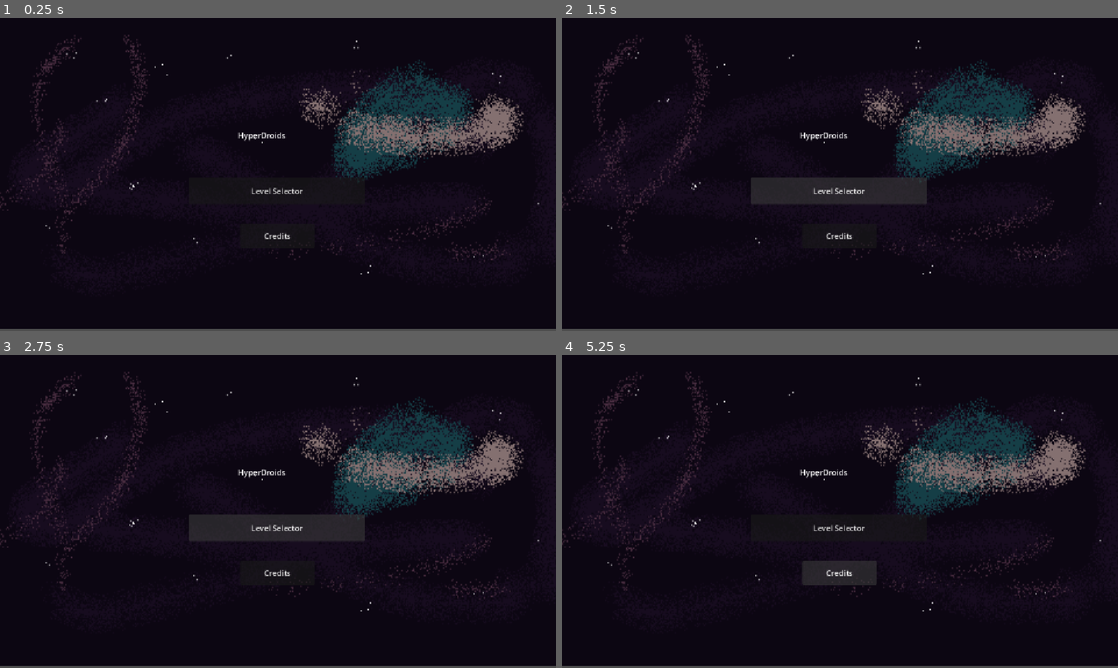
Above: before the commit, frames 1-4 (two rows, left to right).
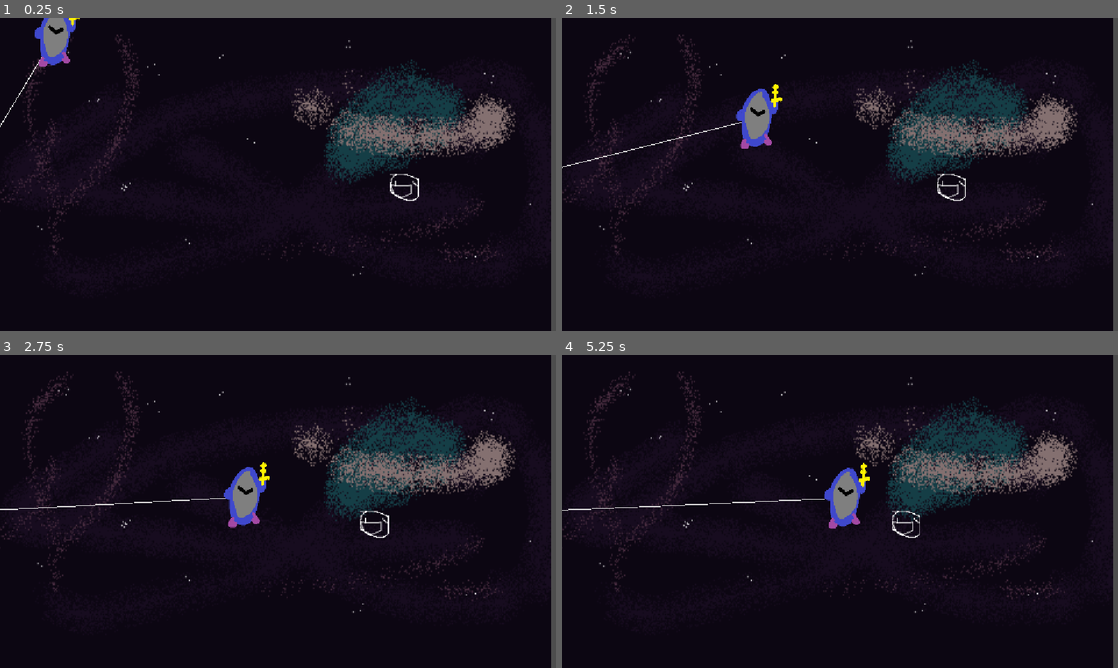
Above: after the commit, the same moments.

Repository: UnicornBeast/thegameofdoomanddeath
Game: Godot game, scene res://mainLevel.tscn
Two runs of this game, one before a commit and one after it. Both use one fixed random seed, a clock stepped at 60 frames per second and the inputs below. Before the commit the project starts from res://MainMenu.tscn. The engine's default icon, where the game draws it, is replaced by a stand-in: a white triangle on a blue panel in a dark square.
Inputs (mouse positions are in pixels of both pictures, inside the frame that each line leads up to):
- Up to frame 1 (0.25 s): no input
- Up to frame 2 (1.5 s): click (840, 190) at 0.5 s, where only the run before the commit has a clickable "Level Selector"; click (840, 190) at 1.25 s, where only the run before the commit has a clickable "Level Selector"
- Up to frame 3 (2.75 s): click (278, 527) at 2 s, where only the run before the commit has a clickable "Level Selector"
- Up to frame 4 (5.25 s): move the mouse to (962, 495) at 2.77 s; tap one key every 0.75 s from 2.85 s: G (BulletTest) D (damagetest) R (depression) G (BulletTest); move the mouse to (728, 527) at 3.52 s; move the mouse to (895, 442) at 4.27 s; move the mouse to (812, 574) at 5.02 s

The runs differ from the first frame. In frame 1, 9.0% of the frame differs, in the area x 0-100%, y 0-100%; in frame 2, 12%; in frame 3, 12%; in frame 4, 10%.

Commit message:
Updated credits.

Diff:
--- a/Credits.tscn
+++ b/Credits.tscn
@@ -18,7 +18,7 @@
 offset_bottom = 245.0
 text = "Made by
 Niko Hartman
-Charles Thompsom
+Charles Thomson
 "
 
 [node name="Label2" type="Label" parent="." unique_id=589980881]
--- a/project.godot
+++ b/project.godot
@@ -11,7 +11,7 @@
 [application]
 
 config/name="HyperDroids"
-run/main_scene="uid://qvqg88sxuhmh"
+run/main_scene="uid://3msoo3nke7i7"
 config/features=PackedStringArray("4.7", "GL Compatibility")
 config/icon="res://icon.svg"
 
